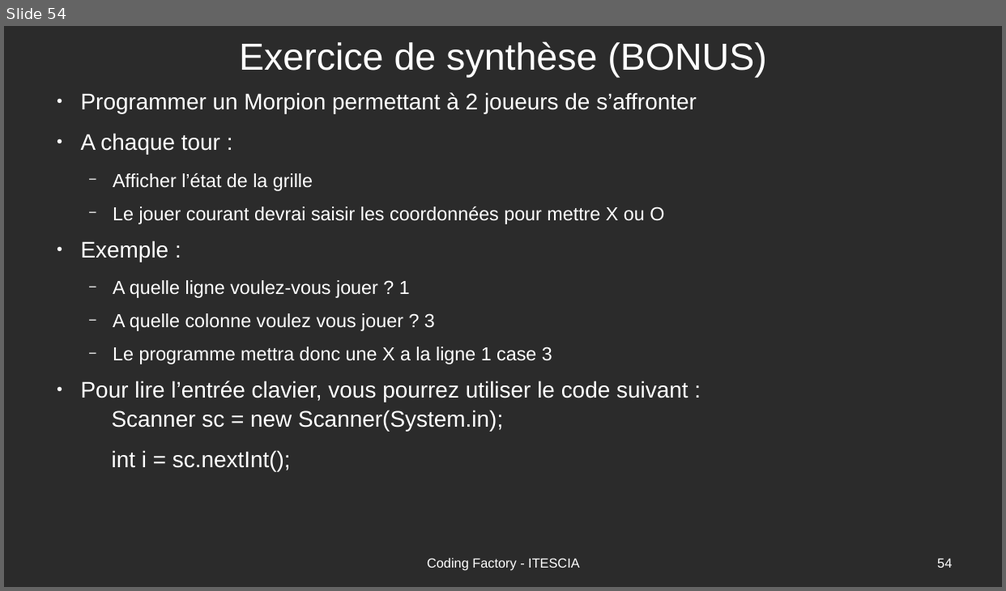
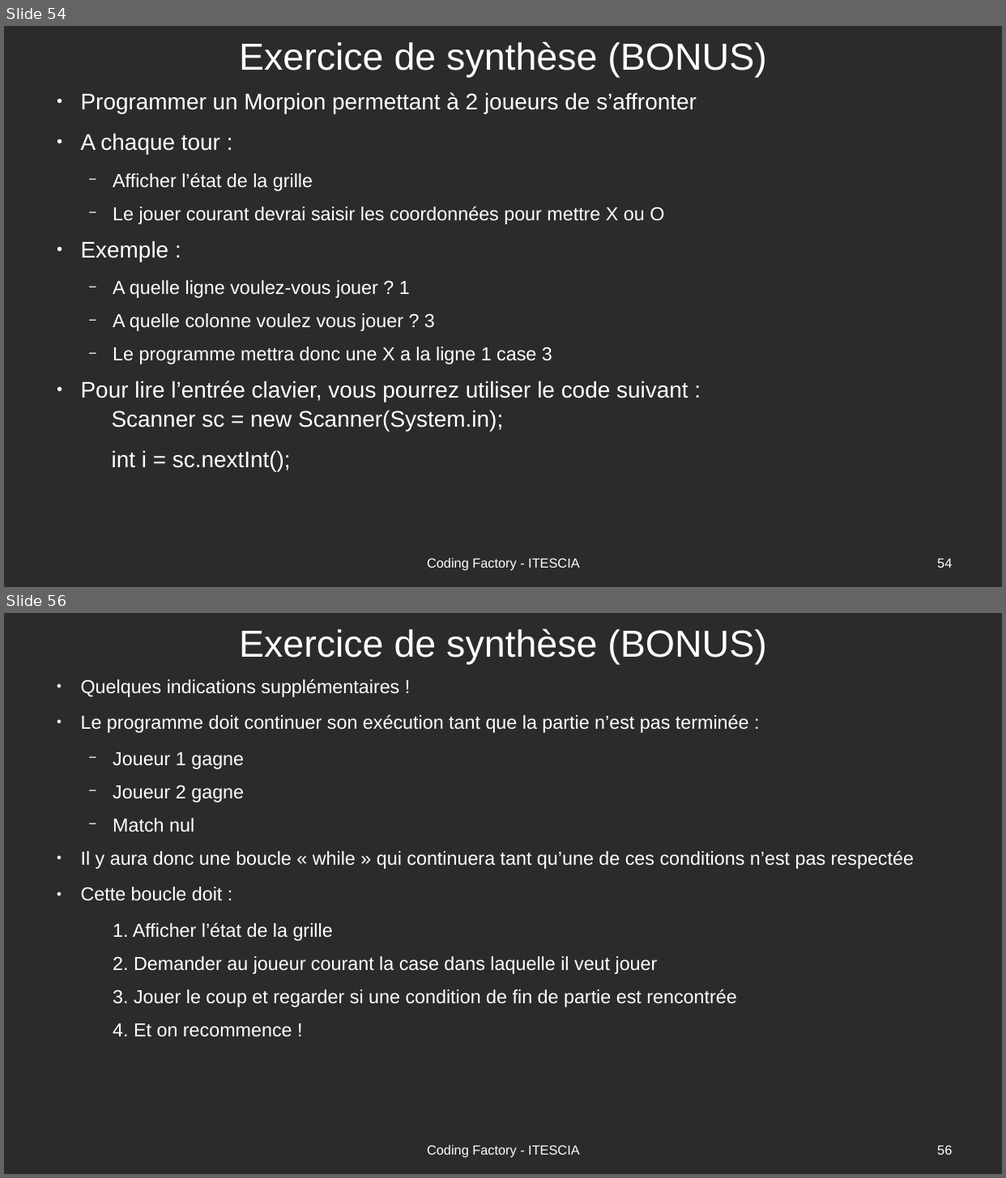
Before and after one commit to Romuald78/codingdojo_studentplugin, a slide deck: resources/doc/piscine_codingfactory-cours.odp. Shown one above the other, each under a label of ours: slide 54 before the commit, slides 54 and 56 after it; the slides between them are not shown. The pictures are 1006x591 and 1006x1178 pixels, drawn with LibreOffice and Linux fonts; fonts in the diff are those of the drawing; background and template pictures are left out; a plain dark background stands for a picture behind light text. Boxes give left, top, right and bottom in pixels: in the first picture for what was removed or moved away, otherwise in the second. Text is boxed around its words. In the diff, an @@ line names an element or a change of style, - is before the commit and + after.

```diff
--- a/resources/doc/piscine_codingfactory-cours.odp
+++ b/resources/doc/piscine_codingfactory-cours.odp
@@ slide 56 added at <box>4,613,1002,1174</box>, background picture (left out) @@
@@ title added at <box>239,628,766,664</box>, 40 pt, text #FFFFFF @@
+Exercice de synthèse (BONUS)
@@ text added at <box>81,715,914,1037</box>, 20 pt, text #FFFFFF @@
+● Quelques indications supplémentaires !
+● Le programme doit continuer son exécution tant que la partie n’est pas terminée :
+  − Joueur 1 gagne
+  − Joueur 2 gagne
+  − Match nul
+● Il y aura donc une boucle « while » qui continuera tant qu’une de ces conditions n’est pas respectée
+● Cette boucle doit :
+  1. Afficher l’état de la grille
+  2. Demander au joueur courant la case dans laquelle il veut jouer
+  3. Jouer le coup et regarder si une condition de fin de partie est rencontrée
+  4. Et on recommence !
@@ text added at <box>427,1145,579,1158</box>, 14 pt, text #FFFFFF @@
+Coding Factory - ITESCIA
@@ page number added at <box>937,1145,952,1155</box>, 14 pt, text #FFFFFF @@
+56
```
Also in this commit, not shown: 1 other slide added, 3 other files.
